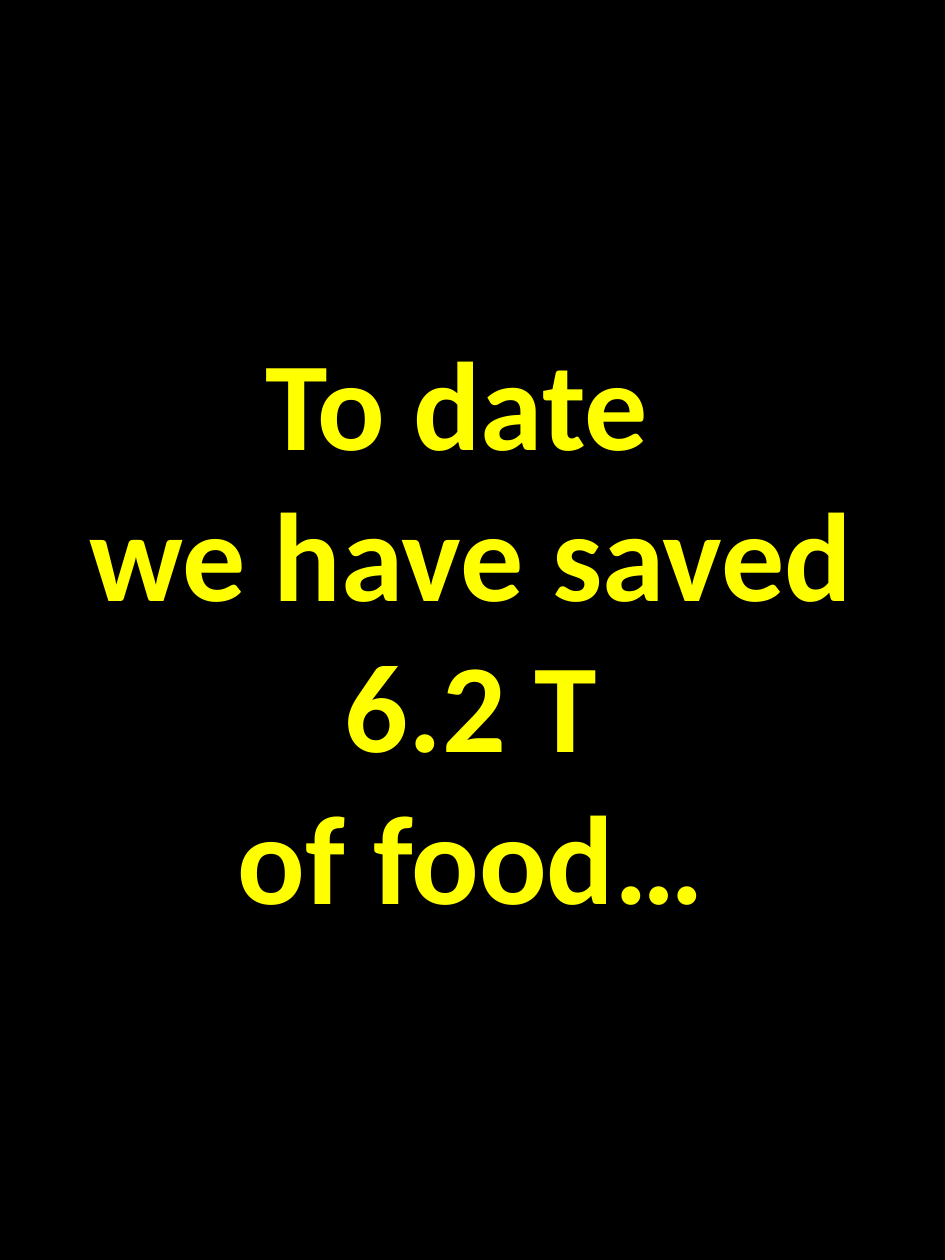
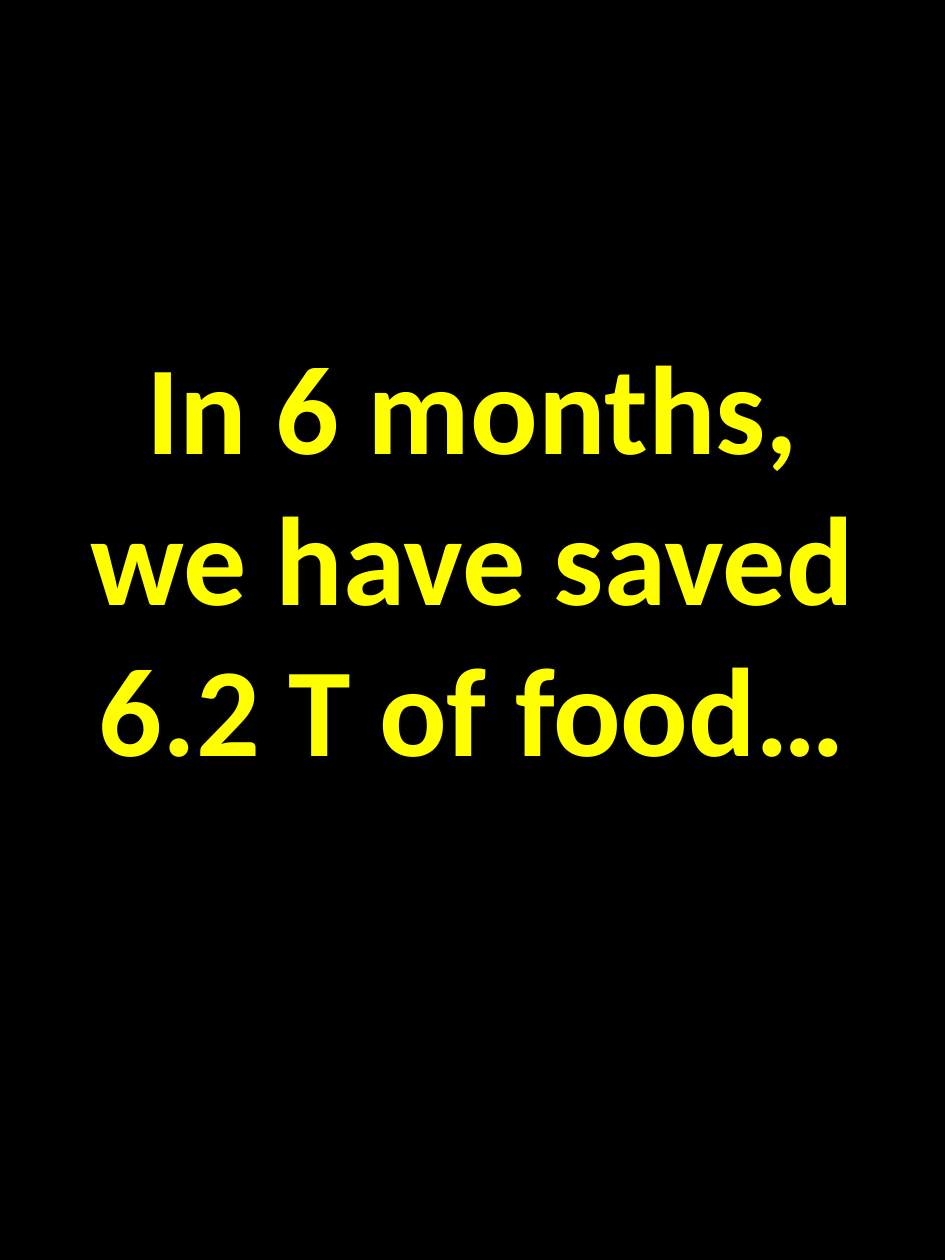
Before and after one commit to Jamess200/FoodBank, a slide deck: slide 2 of ppt9C47_v2.pptm. Drawn at 945x1260 pixels with LibreOffice and Linux fonts; fonts in the diff are those of the drawing. Boxes give left, top, right and bottom in pixels: in the first picture for what was removed or moved away, otherwise in the second. Text is boxed around its words. In the diff, an @@ line names an element or a change of style, - is before the commit and + after.

Commit message:
Update

```diff
--- a/ppt9C47_v2.pptm
+++ b/ppt9C47_v2.pptm
@@ text at (91, 365, 854, 757): text changed @@
-To date
-we have saved
-6.2 T
-of food…
+In 6 months, we have saved
+6.2 T of food…
```
Also in this commit, not shown: 1 slide added, 1 slide removed.
